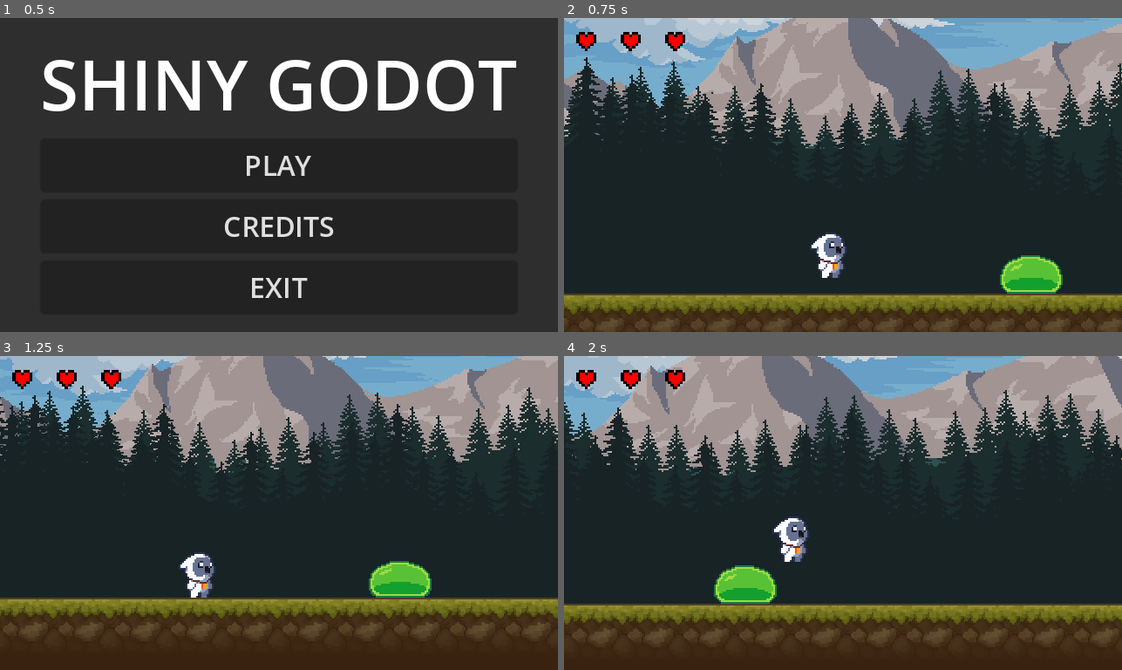
Above: before the commit, frames 1-4 (two rows, left to right).
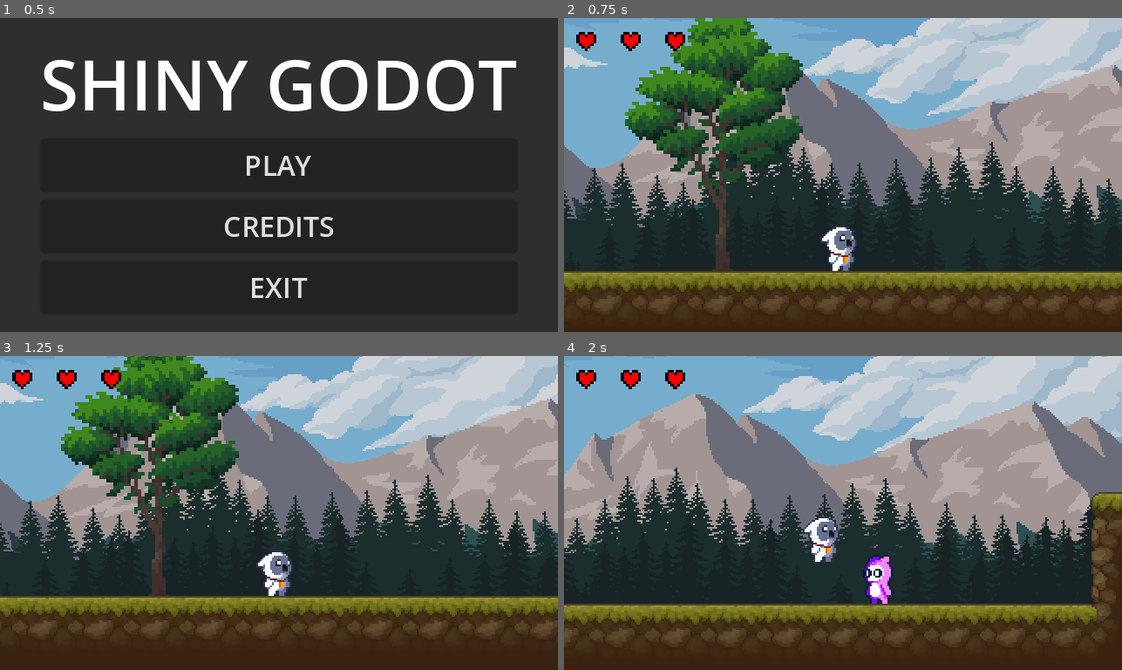
Above: after the commit, the same moments.

Repository: CrisIsla/shiny-godot
Game: Godot game, scene res://scenes/menu.tscn
Same seed, same stepped clock (60 frames per second), same inputs: the game is played once before the commit and once after it.
Inputs:
- Up to frame 1 (0.5 s): no input
- Up to frame 2 (0.75 s): click "PLAY" at 0.5 s
- Up to frame 3 (1.25 s): no input
- Up to frame 4 (2 s): hold D (move_right) from 1.28 s (still down); tap J (attack) at 1.35 s; tap K (jump) at 1.52 s

Frame 1 is identical in both runs. In frame 2, 64% of the frame differs, in the area x 0-100%, y 0-100%; in frame 3, 54%; in frame 4, 55%.

Commit message:
change player position

Diff:
--- a/levels/00tutorial.tscn
+++ b/levels/00tutorial.tscn
@@ -215,6 +215,6 @@
 texture = ExtResource("8_wtd4j")
 
 [node name="player" parent="." instance=ExtResource("2_qcyhj")]
-position = Vector2(2033.82, 107)
+position = Vector2(-134.922, -9)
 
 [connection signal="timeout" from="Timer" to="." method="_on_timer_timeout"]
--- a/scenes/TutorialNPC.tscn
+++ b/scenes/TutorialNPC.tscn
@@ -323,6 +323,118 @@
 "values": ["Use the J key to deliver them blows."]
 }
 
+[sub_resource type="Animation" id="Animation_qqd1u"]
+resource_name = "dialogue12"
+length = 2.5
+tracks/0/type = "value"
+tracks/0/imported = false
+tracks/0/enabled = true
+tracks/0/path = NodePath("Label:visible_ratio")
+tracks/0/interp = 1
+tracks/0/loop_wrap = true
+tracks/0/keys = {
+"times": PackedFloat32Array(0, 1.7),
+"transitions": PackedFloat32Array(1, 1),
+"update": 0,
+"values": [0.0, 1.0]
+}
+tracks/1/type = "value"
+tracks/1/imported = false
+tracks/1/enabled = true
+tracks/1/path = NodePath("Label:text")
+tracks/1/interp = 1
+tracks/1/loop_wrap = true
+tracks/1/keys = {
+"times": PackedFloat32Array(0),
+"transitions": PackedFloat32Array(1),
+"update": 1,
+"values": ["Congrats, you did it well,"]
+}
+
+[sub_resource type="Animation" id="Animation_mjtxc"]
+resource_name = "dialogue13"
+length = 2.5
+tracks/0/type = "value"
+tracks/0/imported = false
+tracks/0/enabled = true
+tracks/0/path = NodePath("Label:visible_ratio")
+tracks/0/interp = 1
+tracks/0/loop_wrap = true
+tracks/0/keys = {
+"times": PackedFloat32Array(0, 1.7),
+"transitions": PackedFloat32Array(1, 1),
+"update": 0,
+"values": [0.0, 1.0]
+}
+tracks/1/type = "value"
+tracks/1/imported = false
+tracks/1/enabled = true
+tracks/1/path = NodePath("Label:text")
+tracks/1/interp = 1
+tracks/1/loop_wrap = true
+tracks/1/keys = {
+"times": PackedFloat32Array(0),
+"transitions": PackedFloat32Array(1),
+"update": 1,
+"values": ["now let's continue, time to excel,"]
+}
+
+[sub_resource type="Animation" id="Animation_5usor"]
+resource_name = "dialogue14"
+length = 2.5
+tracks/0/type = "value"
+tracks/0/imported = false
+tracks/0/enabled = true
+tracks/0/path = NodePath("Label:visible_ratio")
+tracks/0/interp = 1
+tracks/0/loop_wrap = true
+tracks/0/keys = {
+"times": PackedFloat32Array(0, 1.7),
+"transitions": PackedFloat32Array(1, 1),
+"update": 0,
+"values": [0.0, 1.0]
+}
+tracks/1/type = "value"
+tracks/1/imported = false
+tracks/1/enabled = true
+tracks/1/path = NodePath("Label:text")
+tracks/1/interp = 1
+tracks/1/loop_wrap = true
+tracks/1/keys = {
+"times": PackedFloat32Array(0),
+"transitions": PackedFloat32Array(1),
+"update": 1,
+"values": ["new trials await, more to explore,"]
+}
+
+[sub_resource type="Animation" id="Animation_aff6s"]
+resource_name = "dialogue15"
+length = 2.0
+tracks/0/type = "value"
+tracks/0/imported = false
+tracks/0/enabled = true
+tracks/0/path = NodePath("Label:visible_ratio")
+tracks/0/interp = 1
+tracks/0/loop_wrap = true
+tracks/0/keys = {
+"times": PackedFloat32Array(0, 1.5),
+"transitions": PackedFloat32Array(1, 1),
+"update": 0,
+"values": [0.0, 1.0]
+}
+tracks/1/type = "value"
+tracks/1/imported = false
+tracks/1/enabled = true
+tracks/1/path = NodePath("Label:text")
+tracks/1/interp = 1
+tracks/1/loop_wrap = true
+tracks/1/keys = {
+"times": PackedFloat32Array(0),
+"transitions": PackedFloat32Array(1),
+"update": 1,
+"values": ["with each step, uncover the lore."]
+}
+
 [sub_resource type="Animation" id="Animation_1p0t3"]
 resource_name = "dialogue2"
 length = 2.4
@@ -545,118 +657,6 @@
 "transitions": PackedFloat32Array(1),
 "update": 1,
 "values": ["jumping is the key for triumph and joy."]
-}
-
-[sub_resource type="Animation" id="Animation_qqd1u"]
-resource_name = "dialogue12"
-length = 2.5
-tracks/0/type = "value"
-tracks/0/imported = false
-tracks/0/enabled = true
-tracks/0/path = NodePath("Label:visible_ratio")
-tracks/0/interp = 1
-tracks/0/loop_wrap = true
-tracks/0/keys = {
-"times": PackedFloat32Array(0, 1.7),
-"transitions": PackedFloat32Array(1, 1),
-"update": 0,
-"values": [0.0, 1.0]
-}
-tracks/1/type = "value"
-tracks/1/imported = false
-tracks/1/enabled = true
-tracks/1/path = NodePath("Label:text")
-tracks/1/interp = 1
-tracks/1/loop_wrap = true
-tracks/1/keys = {
-"times": PackedFloat32Array(0),
-"transitions": PackedFloat32Array(1),
-"update": 1,
-"values": ["Congrats, you did it well,"]
-}
-
-[sub_resource type="Animation" id="Animation_mjtxc"]
-resource_name = "dialogue13"
-length = 2.5
-tracks/0/type = "value"
-tracks/0/imported = false
-tracks/0/enabled = true
-tracks/0/path = NodePath("Label:visible_ratio")
-tracks/0/interp = 1
-tracks/0/loop_wrap = true
-tracks/0/keys = {
-"times": PackedFloat32Array(0, 1.7),
-"transitions": PackedFloat32Array(1, 1),
-"update": 0,
-"values": [0.0, 1.0]
-}
-tracks/1/type = "value"
-tracks/1/imported = false
-tracks/1/enabled = true
-tracks/1/path = NodePath("Label:text")
-tracks/1/interp = 1
-tracks/1/loop_wrap = true
-tracks/1/keys = {
-"times": PackedFloat32Array(0),
-"transitions": PackedFloat32Array(1),
-"update": 1,
-"values": ["now let's continue, time to excel,"]
-}
-
-[sub_resource type="Animation" id="Animation_5usor"]
-resource_name = "dialogue14"
-length = 2.5
-tracks/0/type = "value"
-tracks/0/imported = false
-tracks/0/enabled = true
-tracks/0/path = NodePath("Label:visible_ratio")
-tracks/0/interp = 1
-tracks/0/loop_wrap = true
-tracks/0/keys = {
-"times": PackedFloat32Array(0, 1.7),
-"transitions": PackedFloat32Array(1, 1),
-"update": 0,
-"values": [0.0, 1.0]
-}
-tracks/1/type = "value"
-tracks/1/imported = false
-tracks/1/enabled = true
-tracks/1/path = NodePath("Label:text")
-tracks/1/interp = 1
-tracks/1/loop_wrap = true
-tracks/1/keys = {
-"times": PackedFloat32Array(0),
-"transitions": PackedFloat32Array(1),
-"update": 1,
-"values": ["new trials await, more to explore,"]
-}
-
-[sub_resource type="Animation" id="Animation_aff6s"]
-resource_name = "dialogue15"
-length = 2.0
-tracks/0/type = "value"
-tracks/0/imported = false
-tracks/0/enabled = true
-tracks/0/path = NodePath("Label:visible_ratio")
-tracks/0/interp = 1
-tracks/0/loop_wrap = true
-tracks/0/keys = {
-"times": PackedFloat32Array(0, 1.5),
-"transitions": PackedFloat32Array(1, 1),
-"update": 0,
-"values": [0.0, 1.0]
-}
-tracks/1/type = "value"
-tracks/1/imported = false
-tracks/1/enabled = true
-tracks/1/path = NodePath("Label:text")
-tracks/1/interp = 1
-tracks/1/loop_wrap = true
-tracks/1/keys = {
-"times": PackedFloat32Array(0),
-"transitions": PackedFloat32Array(1),
-"update": 1,
-"values": ["with each step, uncover the lore."]
 }
 
 [sub_resource type="AnimationLibrary" id="AnimationLibrary_e2p08"]
Not shown: 1 places in levels/00tutorial.tscn that only renumber resources
